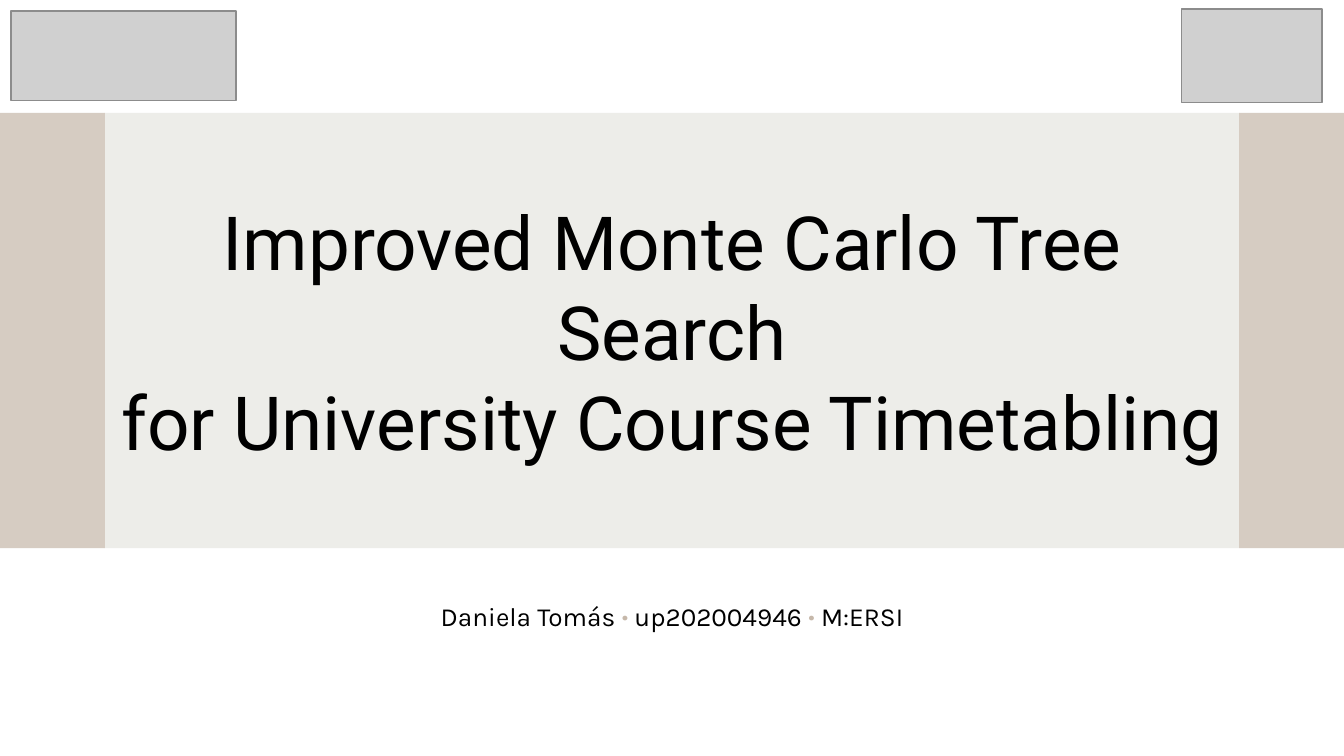
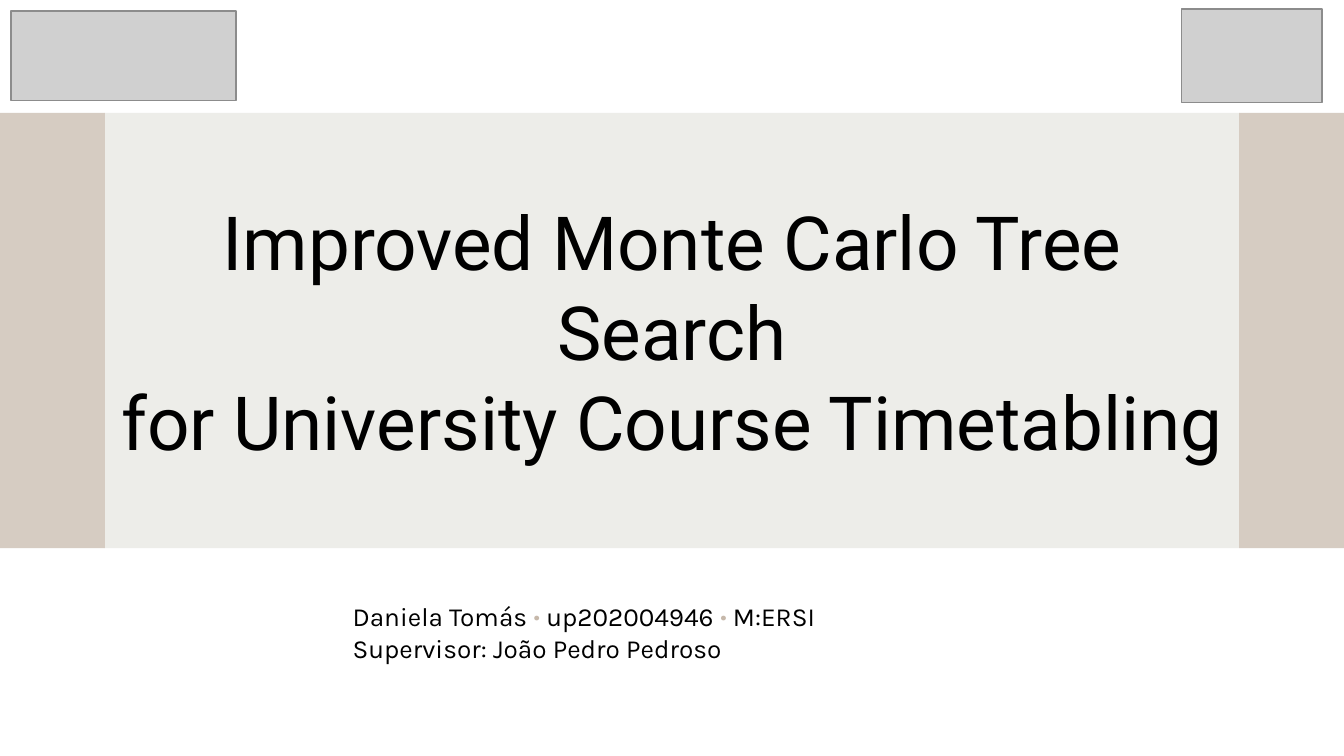
Before and after one commit to DanielaTomas/FCUP-SCHEDULE, a slide deck: slide 1 of Docs/Presentation.pptx. Drawn at 1344x756 pixels with LibreOffice and Linux fonts; fonts in the diff are those of the drawing; grey boxes stand for pictures. Boxes give left, top, right and bottom in pixels: in the first picture for what was removed or moved away, otherwise in the second. Text is boxed around its words. In the diff, an @@ line names an element or a change of style, - is before the commit and + after.

Commit message:
update latex; update ppt

```diff
--- a/Docs/Presentation.pptx
+++ b/Docs/Presentation.pptx
@@ text at (x1=353, y1=606, x2=815, y2=632): alignment centre to left @@
@@ text at (x1=353, y1=640, x2=721, y2=664): paragraph added @@
+Supervisor: João Pedro Pedroso
```
Also in this commit, not shown: 19 other files.
